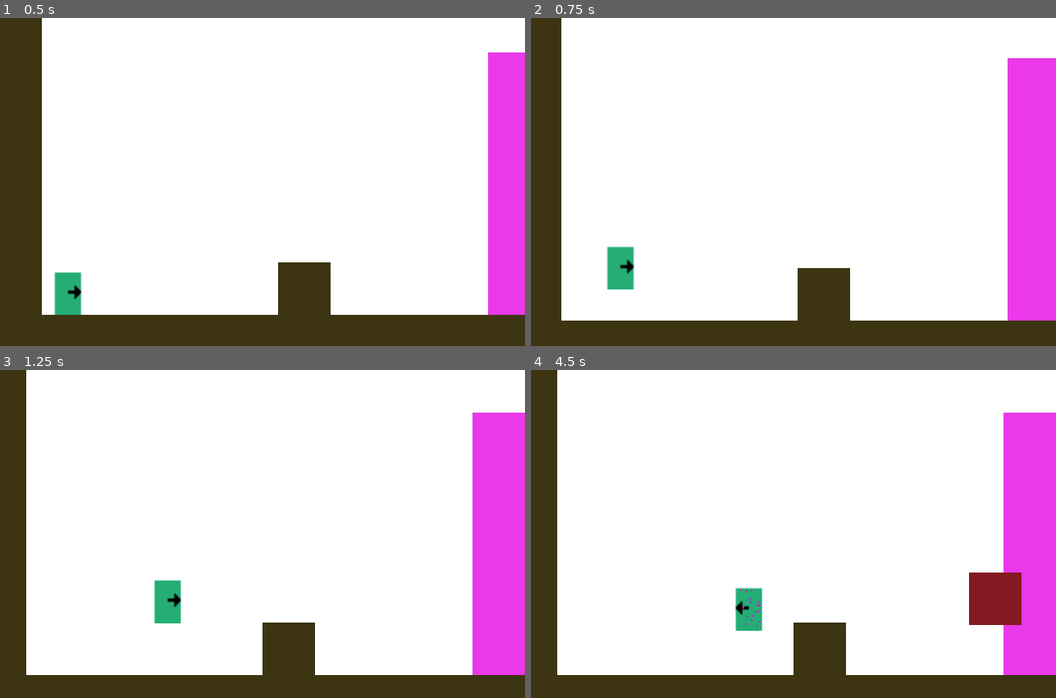
Above: before the commit, frames 1-4 (two rows, left to right).
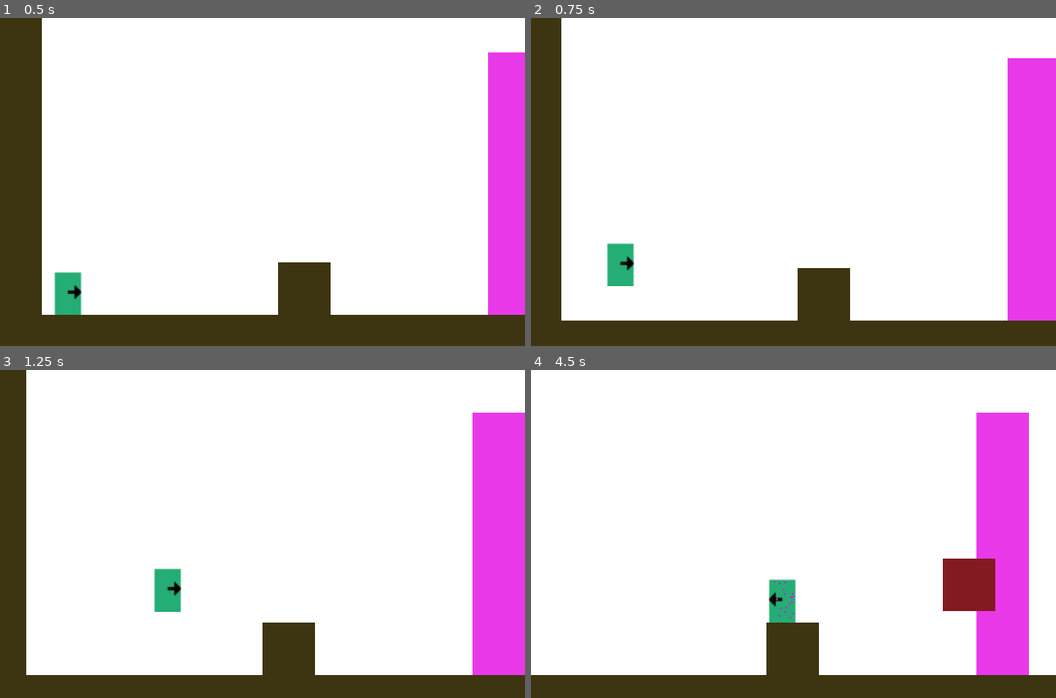
Above: after the commit, the same moments.

Repository: KapFlagon/Imoonity
Game: Godot game, scene res://src/scenes/levels/prototypes/TemplateLevel.tscn
Two runs of this game, one before a commit and one after it. Both use one fixed random seed, a clock stepped at 60 frames per second and the inputs below.
Inputs:
- Up to frame 1 (0.5 s): no input
- Up to frame 2 (0.75 s): hold D (move_right) from 0.53 s (still down); hold W (move_jump) from 0.53 s (still down)
- Up to frame 3 (1.25 s): keep holding D (move_right); keep holding W (move_jump)
- Up to frame 4 (4.5 s): release W (move_jump) at 1.28 s; tap P (action_fire) at 1.35, 4.35 s; tap W (move_jump) at 1.52, 1.55, 1.82, 3.02, 3.05, 3.32 s; release D (move_right) at 2.03 s; hold A (move_left) 2.03-2.78 s; hold W (move_jump) 2.03-2.78 s; tap O (action_phase) at 2.1 s; hold D (move_right) 2.78-4.28 s; tap 1 (power_1) at 2.85 s; hold W (move_jump) 3.53-4.28 s; hold A (move_left) from 4.28 s (still down)

Frame 1 is identical in both runs. In frame 2, 0.2% of the frame differs, in the area x 14-20%, y 68-83%; in frame 3, 0.5%; in frame 4, 17%, in the area x 0-100%, y 0-93%.

Commit message:
fixed jumping bug for now

Diff:
--- a/src/scenes/game_objects/scripts/Player.gd
+++ b/src/scenes/game_objects/scripts/Player.gd
@@ -7,7 +7,7 @@
 export var air_friction: int = 0.02
 export var base_movement_speed: int = 300
 export var max_movement_speed: int = 100
-export var jump_force: int = 170
+export var jump_force: int = 180
 
 # Additional variables
 var velocity: Vector2 = Vector2(0, 0)
@@ -76,7 +76,7 @@
 	# TODO Need to redesing the jump and on floor logic, for smoother platforming.
 	var vertical_velocity = current_vertical_velocity + (delta * gravity)
 	if is_on_floor():
-		if Input.is_action_pressed("move_jump"):
+		if Input.is_action_just_pressed("move_jump"):
 			vertical_velocity = current_vertical_velocity - jump_force
 		else:
 			vertical_velocity = lerp(current_vertical_velocity, 0, ground_friction)
